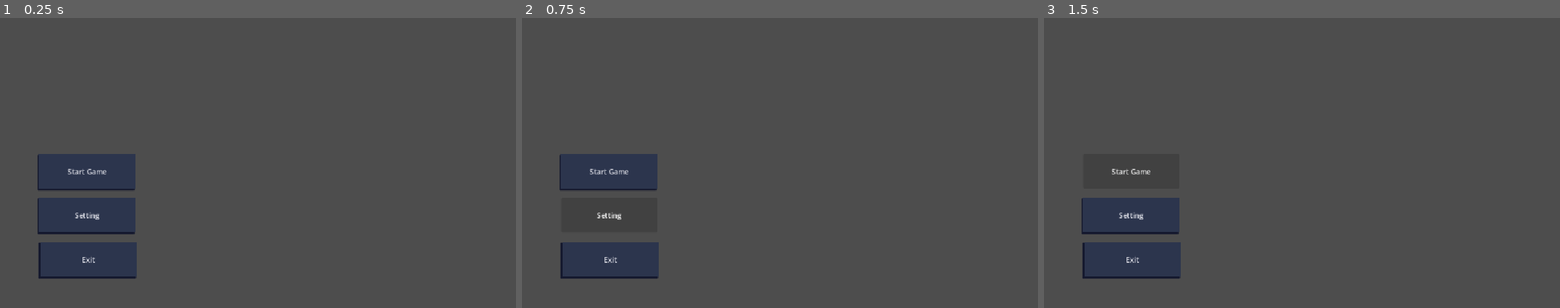
Above: before the commit, frames 1-3 (left to right).
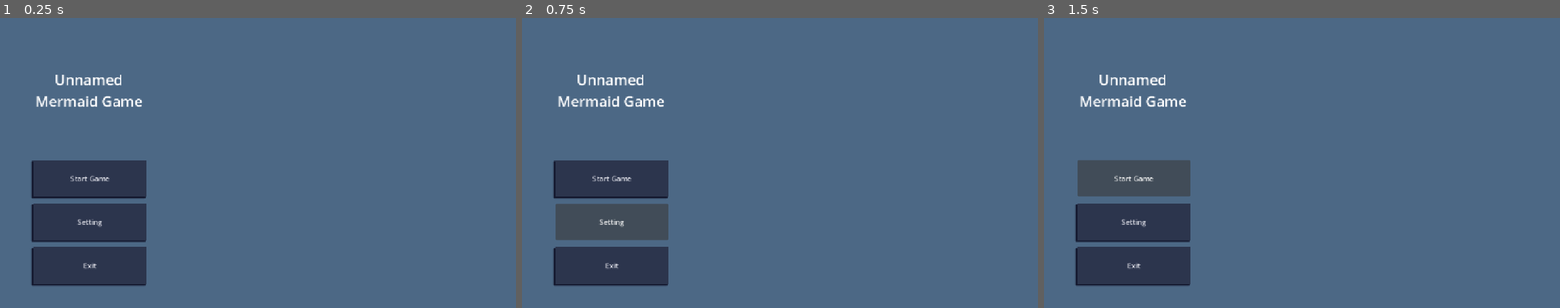
Above: after the commit, the same moments.

Repository: LenaCichewitz/GameJam
Game: Godot game, scene res://scenes/main_scene.tscn
Same seed, same stepped clock (60 frames per second), same inputs: the game is played once before the commit and once after it.
Inputs:
- Up to frame 1 (0.25 s): no input
- Up to frame 2 (0.75 s): click "Setting" at 0.5 s
- Up to frame 3 (1.5 s): click "Start Game" at 1.25 s

The runs differ from the first frame. In frame 1, 95% of the frame differs, in the area x 0-100%, y 0-100%; in frame 2, 94%; in frame 3, 94%.

Commit message:
Improve Design of placeholder mainMenu

Diff:
--- a/main_menu.tscn
+++ b/main_menu.tscn
@@ -1,4 +1,7 @@
 [gd_scene format=3 uid="uid://01r313regslk"]
+
+[sub_resource type="StyleBoxFlat" id="StyleBoxFlat_gf8qy"]
+bg_color = Color(0.29803923, 0.40784314, 0.52156866, 1)
 
 [sub_resource type="StyleBoxFlat" id="StyleBoxFlat_v8y12"]
 bg_color = Color(0.17254902, 0.20784314, 0.3019608, 1)
@@ -8,17 +11,32 @@
 
 [node name="MainMenu" type="Control" unique_id=793280666]
 layout_mode = 3
-anchors_preset = 4
-anchor_top = 0.5
-anchor_bottom = 0.5
+anchors_preset = 15
+anchor_right = 1.0
+anchor_bottom = 1.0
+grow_horizontal = 2
 grow_vertical = 2
 
-[node name="Button" type="Button" parent="." unique_id=557731142]
+[node name="Panel" type="Panel" parent="." unique_id=1695591233]
 layout_mode = 1
-offset_left = 88.0
-offset_top = -20.0
-offset_right = 302.0
-offset_bottom = 57.0
+anchors_preset = 15
+anchor_right = 1.0
+anchor_bottom = 1.0
+grow_horizontal = 2
+grow_vertical = 2
+theme_override_styles/panel = SubResource("StyleBoxFlat_gf8qy")
+
+[node name="VBoxContainer" type="VBoxContainer" parent="." unique_id=289026315]
+layout_mode = 0
+offset_left = 75.0
+offset_top = 318.0
+offset_right = 327.0
+offset_bottom = 594.0
+theme_override_constants/separation = 16
+
+[node name="Button" type="Button" parent="VBoxContainer" unique_id=557731142]
+layout_mode = 2
+size_flags_vertical = 3
 accessibility_name = "Start Game"
 accessibility_description = "This Button starts the game"
 theme_override_colors/font_color = Color(0.8745098, 0.8784314, 0.9098039, 1)
@@ -26,12 +44,9 @@
 theme_override_styles/normal = SubResource("StyleBoxFlat_v8y12")
 text = "Start Game"
 
-[node name="Button3" type="Button" parent="." unique_id=903165930]
-layout_mode = 1
-offset_left = 88.0
-offset_top = 78.0
-offset_right = 302.0
-offset_bottom = 155.0
+[node name="Button3" type="Button" parent="VBoxContainer" unique_id=903165930]
+layout_mode = 2
+size_flags_vertical = 3
 accessibility_name = "Start Game"
 accessibility_description = "This Button starts the game"
 theme_override_colors/font_color = Color(0.8745098, 0.8784314, 0.9098039, 1)
@@ -39,12 +54,9 @@
 theme_override_styles/normal = SubResource("StyleBoxFlat_v8y12")
 text = "Setting"
 
-[node name="Button2" type="Button" parent="." unique_id=577767313]
-layout_mode = 1
-offset_left = 91.0
-offset_top = 177.0
-offset_right = 305.0
-offset_bottom = 254.0
+[node name="Button2" type="Button" parent="VBoxContainer" unique_id=577767313]
+layout_mode = 2
+size_flags_vertical = 3
 accessibility_name = "Start Game"
 accessibility_description = "This Button starts the game"
 theme_override_colors/font_color = Color(0.8745098, 0.8784314, 0.9098039, 1)
@@ -52,3 +64,16 @@
 theme_override_styles/normal = SubResource("StyleBoxFlat_v8y12")
 text = "Exit
 "
+
+[node name="Label" type="Label" parent="." unique_id=267296171]
+custom_minimum_size = Vector2(20, 0)
+layout_mode = 0
+offset_left = 52.0
+offset_top = 27.0
+offset_right = 345.0
+offset_bottom = 297.0
+theme_override_font_sizes/font_size = 32
+text = "Unnamed Mermaid Game"
+horizontal_alignment = 1
+vertical_alignment = 1
+autowrap_mode = 2
